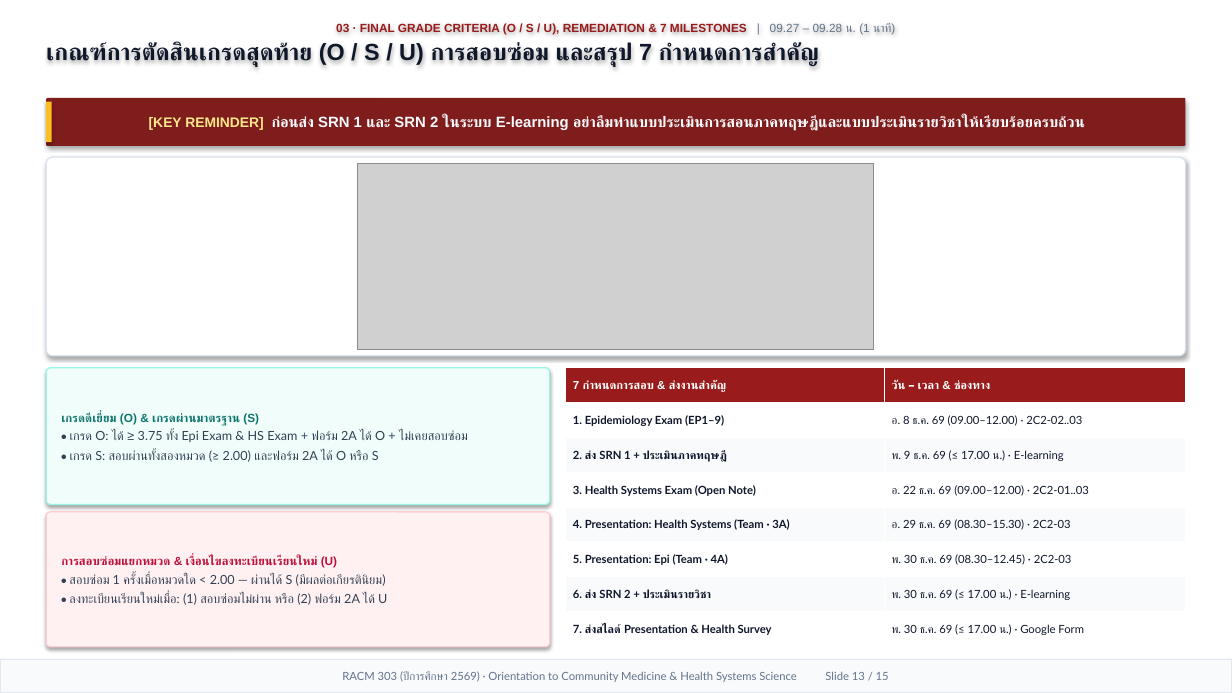
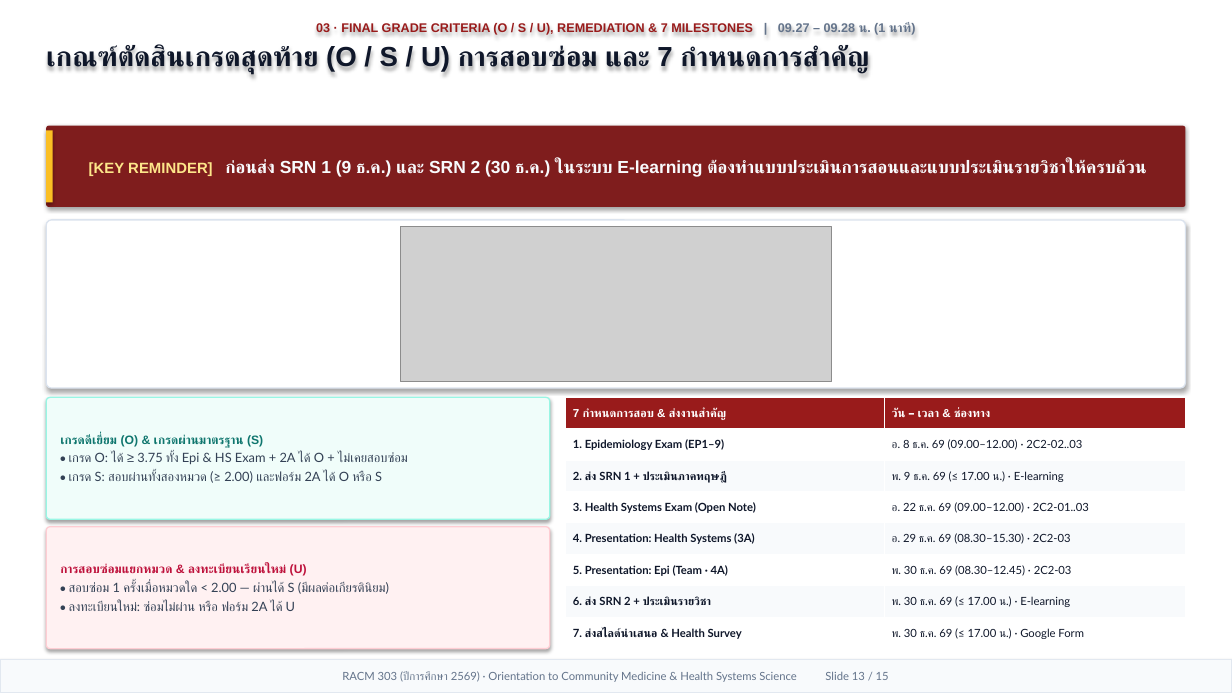
Before and after one commit to smartwoo/racm303-2569-faculty-member, a slide deck: slide 13 of exports/pptx/RACM303_2569_Orientation_Slides.pptx. Drawn at 1232x693 pixels with LibreOffice and Linux fonts; fonts in the diff are those of the drawing; grey boxes stand for pictures. Boxes give left, top, right and bottom in pixels: in the first picture for what was removed or moved away, otherwise in the second. Text is boxed around its words. In the diff, an @@ line names an element or a change of style, - is before the commit and + after.

Commit message:
feat(orientation): Apple Keynote 1/3 header + 2/3 Bento deck, HD original HSS figures with citations, and 6-form-factor responsive design

```diff
--- a/exports/pptx/RACM303_2569_Orientation_Slides.pptx
+++ b/exports/pptx/RACM303_2569_Orientation_Slides.pptx
@@ text at (x1=316, y1=23, x2=916, y2=36): size 9.2 to 9.8 pt in "03 · FINAL GRADE CRITERIA (O / ..."; bold on in "| 09.27 – 09.28 น. (1 นาที)"; more space between paragraphs @@
@@ text at (x1=46, y1=45, x2=869, y2=74): text changed; size 18.2 to 21.5 pt @@
-เกณฑ์การตัดสินเกรดสุดท้าย (O / S / U) การสอบซ่อม และสรุป 7 กำหนดการสำคัญ
+เกณฑ์ตัดสินเกรดสุดท้าย (O / S / U) การสอบซ่อม และ 7 กำหนดการสำคัญ
@@ rounded rectangle "[KEY REMINDER] ก่อนส่ง SRN 1 ..." resized from (x1=46, y1=98, x2=1186, y2=146) to (x1=46, y1=126, x2=1186, y2=207) @@
@@ rectangle resized from (x1=46, y1=102, x2=52, y2=142) to (x1=46, y1=130, x2=53, y2=202) @@
@@ text in rounded rectangle at (x1=89, y1=160, x2=1146, y2=177): text changed; size 11.6 to 13.6 pt @@
-[KEY REMINDER] ก่อนส่ง SRN 1 และ SRN 2 ในระบบ E-learning อย่าลืมทำแบบประเมินการสอนภาคทฤษฎีและแบบประเมินรายวิชาให้เรียบร้อยครบถ้วน
+[KEY REMINDER] ก่อนส่ง SRN 1 (9 ธ.ค.) และ SRN 2 (30 ธ.ค.) ในระบบ E-learning ต้องทำแบบประเมินการสอนและแบบประเมินรายวิชาให้ครบถ้วน
@@ rounded rectangle resized from (x1=46, y1=157, x2=1186, y2=356) to (x1=46, y1=220, x2=1186, y2=388) @@
@@ picture resized from (x1=358, y1=164, x2=873, y2=349) to (x1=400, y1=226, x2=832, y2=382) @@
@@ rounded rectangle "เกรดดีเยี่ยม (O) & เกรดผ่านมาตรฐาน (S)" resized from (x1=46, y1=368, x2=550, y2=505) to (x1=46, y1=397, x2=550, y2=519) @@
@@ table at (x1=566, y1=397, x2=1186, y2=649) @@
-row 5, column 1: 4. Presentation: Health Systems (Team · 3A)
+row 5, column 1: 4. Presentation: Health Systems (3A)
-row 8, column 1: 7. ส่งสไลด์ Presentation & Health Survey
+row 8, column 1: 7. ส่งสไลด์นำเสนอ & Health Survey
@@ table resized from (x1=566, y1=368, x2=1186, y2=647) to (x1=566, y1=397, x2=1186, y2=649) @@
@@ text in rounded rectangle at (x1=60, y1=434, x2=382, y2=483): size 9.2 to 9.5 pt in "เกรดดีเยี่ยม (O) & เกรดผ่านมาตรฐาน (S)"; size 9.8 to 10 pt in "• เกรด S: สอบผ่านทั้งสองหมวด (≥ 2.00) และฟอร์ม ..." @@
@@ text in rounded rectangle at (x1=69, y1=452, x2=408, y2=464): text changed; size 9.8 to 10 pt @@
-• เกรด O: ได้ ≥ 3.75 ทั้ง Epi Exam & HS Exam + ฟอร์ม 2A ได้ O + ไม่เคยสอบซ่อม
+• เกรด O: ได้ ≥ 3.75 ทั้ง Epi & HS Exam + 2A ได้ O + ไม่เคยสอบซ่อม
@@ rounded rectangle "การสอบซ่อมแยกหมวด & ลงทะเบียนเรียนใหม่ (U)" resized from (x1=46, y1=512, x2=550, y2=647) to (x1=46, y1=527, x2=550, y2=649) @@
@@ text in rounded rectangle at (x1=60, y1=564, x2=307, y2=576): text changed; size 9.2 to 9.5 pt @@
-การสอบซ่อมแยกหมวด & เงื่อนไขลงทะเบียนเรียนใหม่ (U)
+การสอบซ่อมแยกหมวด & ลงทะเบียนเรียนใหม่ (U)
@@ text in rounded rectangle at (x1=69, y1=581, x2=389, y2=594): size 9.8 to 10 pt in "• สอบซ่อม 1 ครั้งเมื่อหมวดใด < 2.00 — ..." @@
@@ text in rounded rectangle at (x1=69, y1=601, x2=295, y2=611): text changed; size 9.8 to 10 pt @@
-• ลงทะเบียนเรียนใหม่เมื่อ: (1) สอบซ่อมไม่ผ่าน หรือ (2) ฟอร์ม 2A ได้ U
+• ลงทะเบียนใหม่: ซ่อมไม่ผ่าน หรือ ฟอร์ม 2A ได้ U
```
Also in this commit, not shown: 13 other slides changed, 1 slide added, 1 slide removed, 6 other files.
